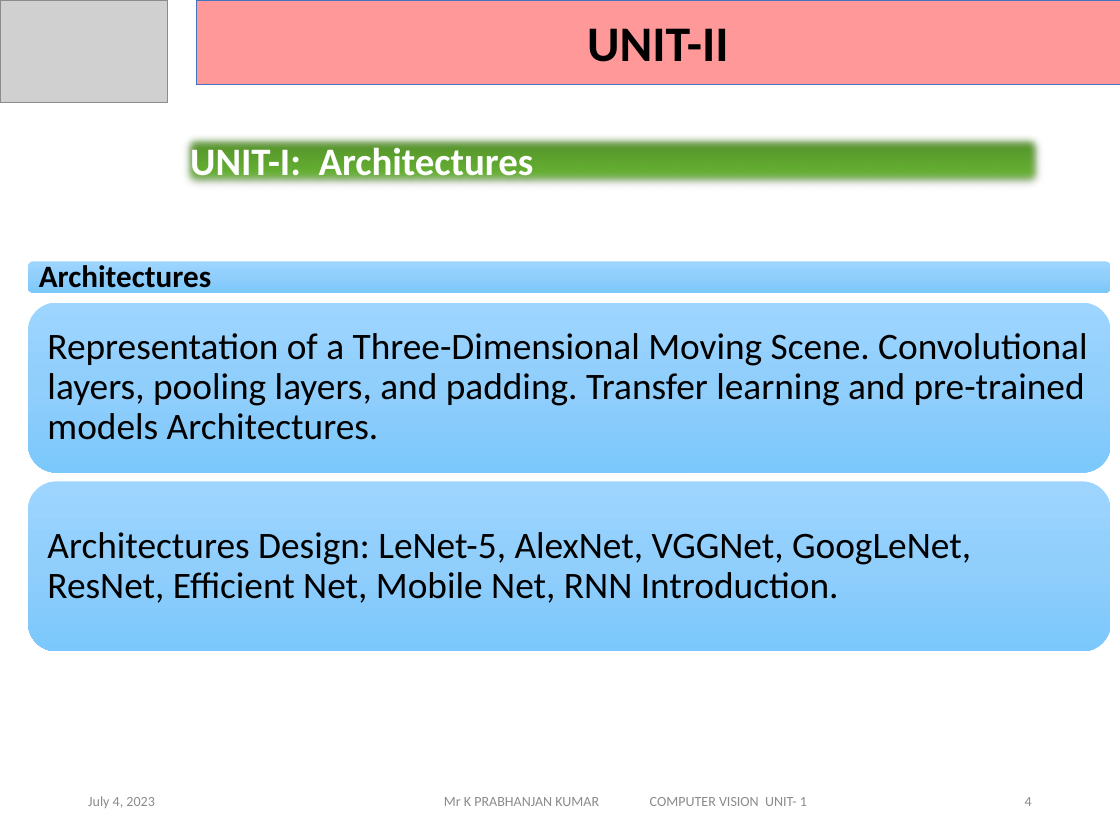
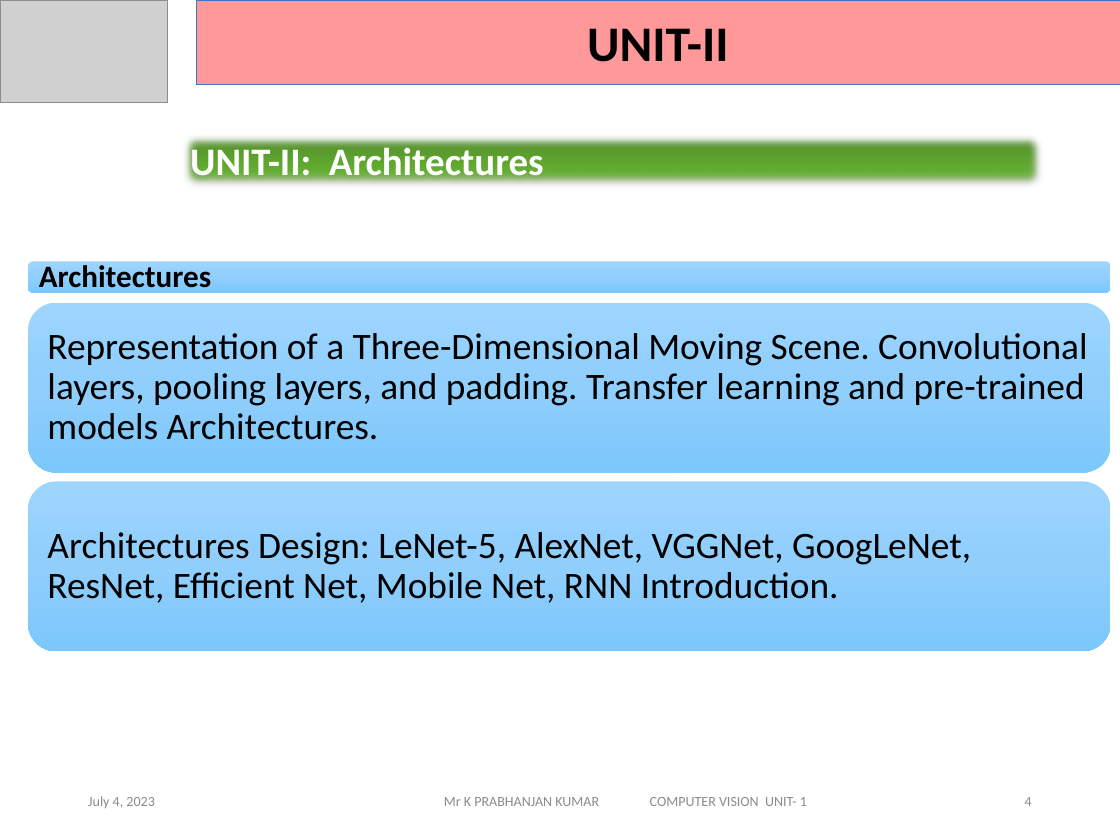
Before and after one commit to DevGoyalG/NIET-Study-Material, a slide deck: slide 4 of CSE (Artificial Intelligence and Machine Learning)/Fourth Year/Seventh Semester/PPTs/Computer Vision/CV - Unit 1.pptx. Drawn at 1120x840 pixels with LibreOffice and Linux fonts; fonts in the diff are those of the drawing; grey boxes stand for pictures. Boxes give left, top, right and bottom in pixels: in the first picture for what was removed or moved away, otherwise in the second. Text is boxed around its words. In the diff, an @@ line names an element or a change of style, - is before the commit and + after.

```diff
--- a/CSE (Artificial Intelligence and Machine Learning)/Fourth Year/Seventh Semester/PPTs/Computer Vision/CV - Unit 1.pptx
+++ b/CSE (Artificial Intelligence and Machine Learning)/Fourth Year/Seventh Semester/PPTs/Computer Vision/CV - Unit 1.pptx
@@ text in rectangle at [190,142,544,184]: text changed @@
-UNIT-I: Architectures
+UNIT-II: Architectures
```
Also in this commit, not shown: 9 other slides changed, 12 other files.
